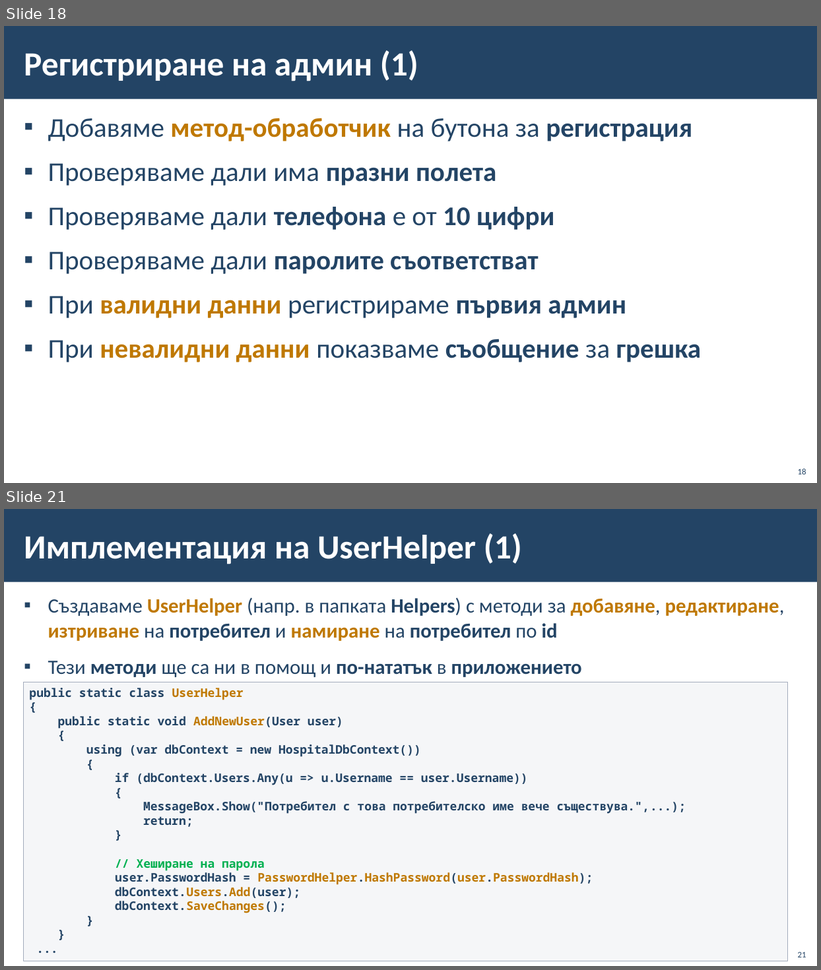
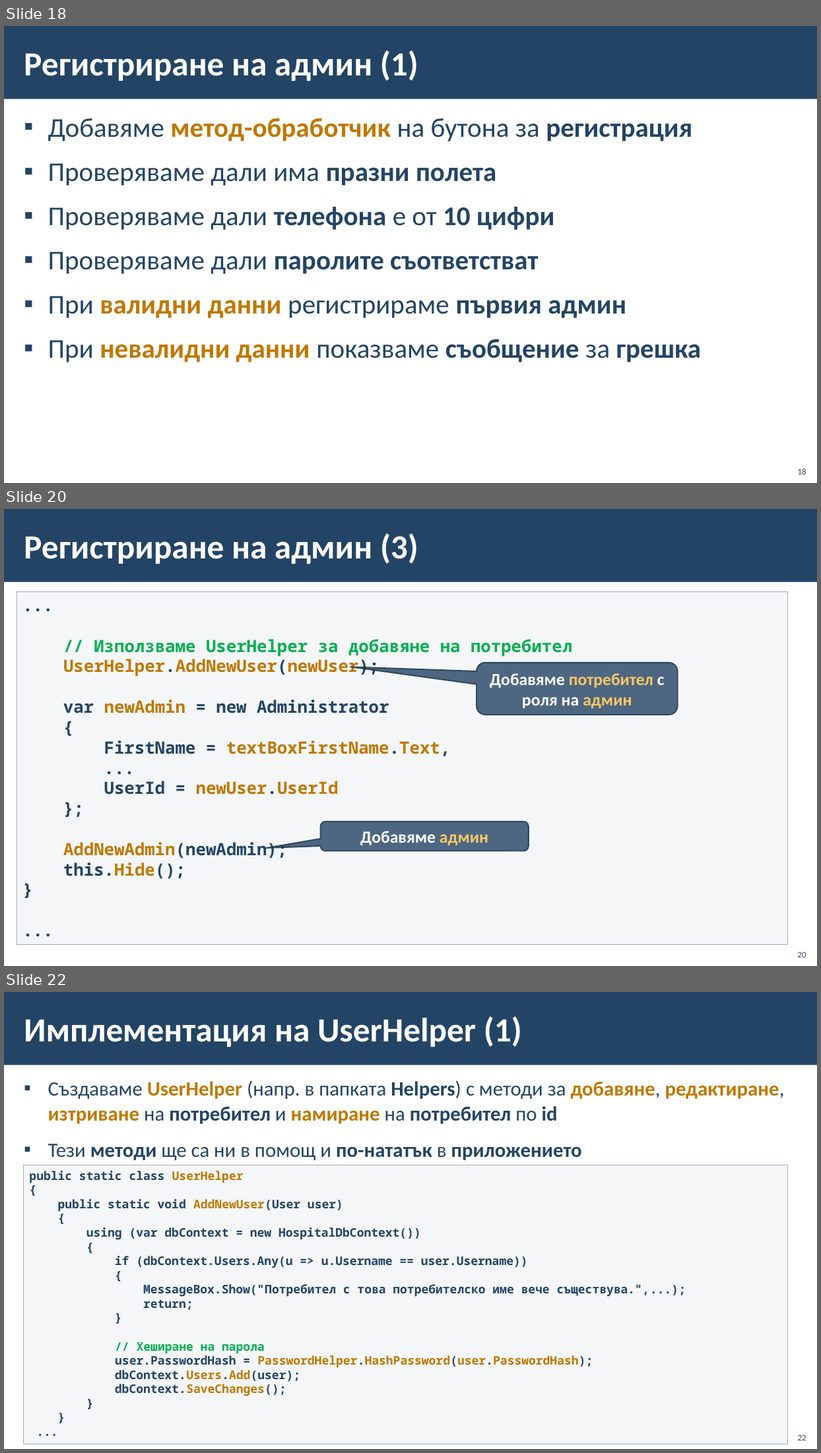
Before and after one commit to BG-IT-Edu/School-Programming, a slide deck: Courses/Software-Sciences/Module-4-Information-Systems-New/12-Implementation-of-Information-System/12-Implementation-of-Information-System-First-Part.pptx. Shown one above the other, each under a label of ours: slides 18 and 21 before the commit, slides 18, 20 and 22 after it; the slides between them are not shown. The pictures are 821x970 and 821x1453 pixels, drawn with LibreOffice and Linux fonts; fonts in the diff are those of the drawing; background and template pictures are left out. Boxes give left, top, right and bottom in pixels: in the first picture for what was removed or moved away, otherwise in the second. Text is boxed around its words. In the diff, an @@ line names an element or a change of style, - is before the commit and + after.

```diff
--- a/Courses/Software-Sciences/Module-4-Information-Systems-New/12-Implementation-of-Information-System/12-Implementation-of-Information-System-First-Part.pptx
+++ b/Courses/Software-Sciences/Module-4-Information-Systems-New/12-Implementation-of-Information-System/12-Implementation-of-Information-System-First-Part.pptx
@@ slide 20 added at box(4, 509, 817, 966), background #FFFFFF; not listed: 1 template element that a slide beside it also shows @@
@@ title added at box(24, 533, 418, 564), 40 pt, text #FFFFFF, bold @@
+Регистриране на админ (3)
@@ rectangle added at box(17, 592, 789, 945), fill #C2C7D2 at 15% opacity, outline #A3ABBC 1 pt, 20 pt, text #BF7800, bold @@
+...
+// Използваме UserHelper за добавяне на потребител
+UserHelper.AddNewUser(newUser);
+var newAdmin = new Administrator
+{
+FirstName = textBoxFirstName.Text,
+...
+UserId = newUser.UserId
+};
+AddNewAdmin(newAdmin);
+this.Hide();
+}
+...
@@ rounded speech box added at box(477, 663, 678, 715), fill #234465 at 80% opacity, outline #1A334C 1.5 pt, 20 pt, text #FFFFFF, bold @@
+Добавяме потребител с роля на админ
@@ rounded speech box added at box(321, 822, 529, 851), fill #234465 at 80% opacity, outline #1A334C 1.5 pt, 20 pt, text #FFFFFF, bold @@
+Добавяме админ
@@ page number added at box(798, 952, 807, 958), 10 pt, text #234465 @@
+20
@@ what was slide 21 is now slide 22 @@
@@ page number at box(798, 1435, 807, 1441): text changed @@
-21
+22
```
Also in this commit, not shown: 13 slides changed.
